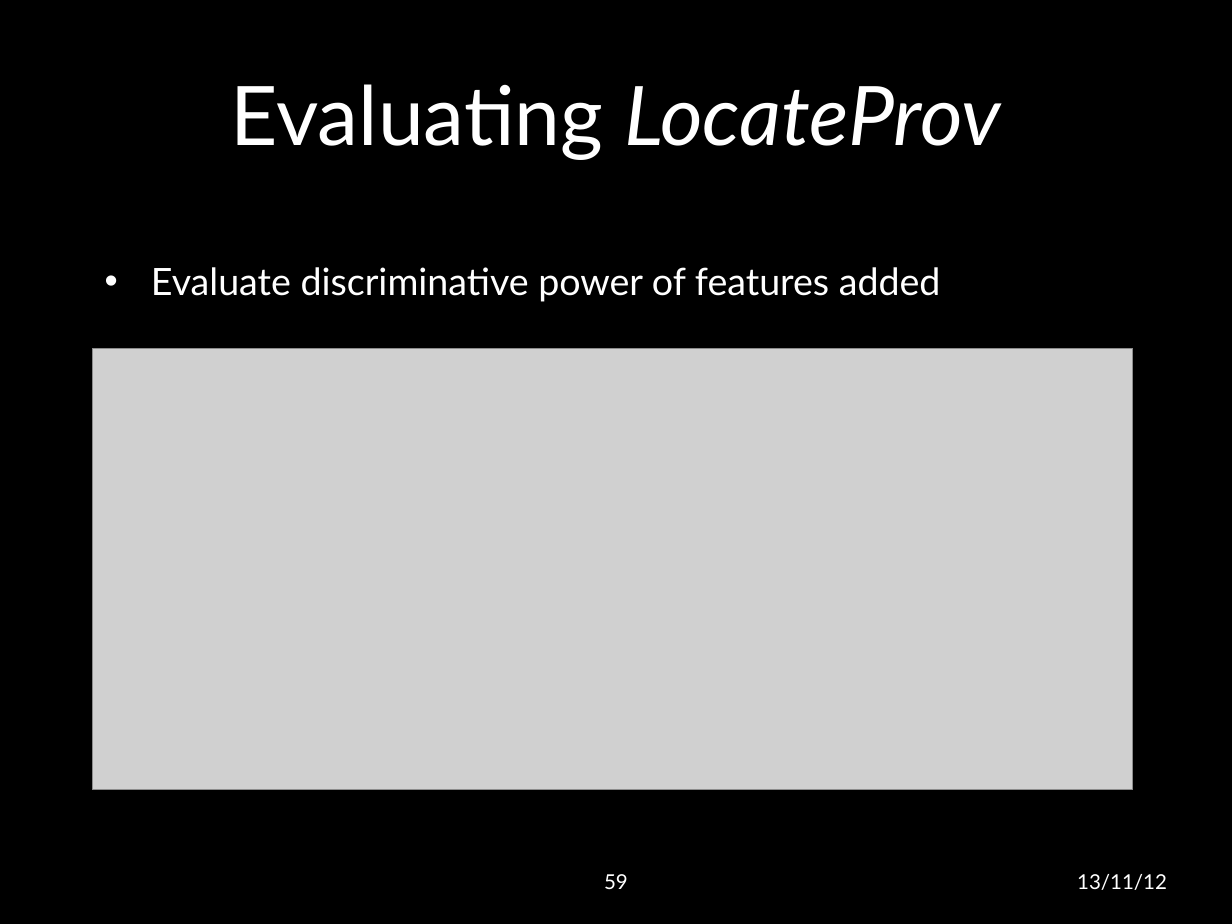
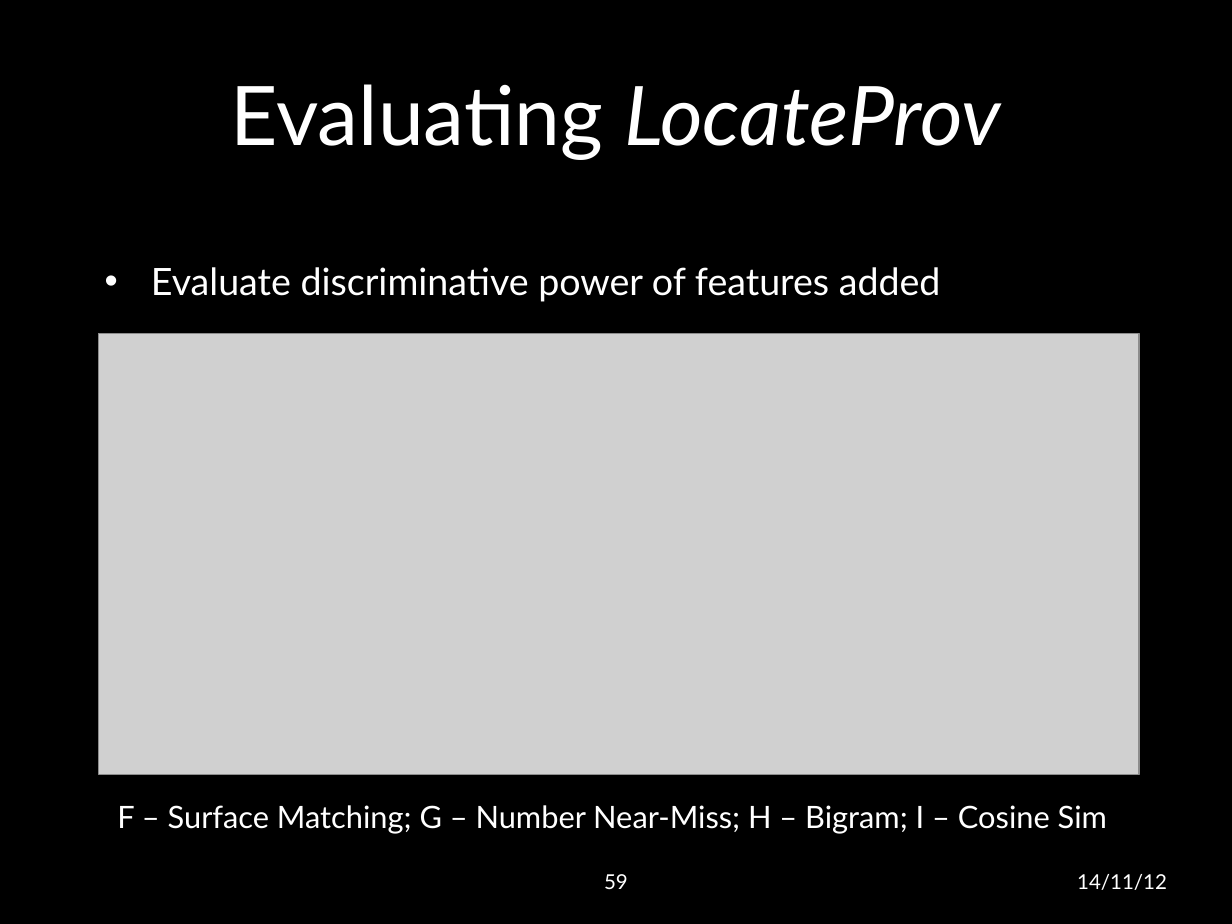
Before and after one commit to lwheng/fyp, a slide deck: slide 59 of presentation/final presentation.pptx. Drawn at 1232x924 pixels with LibreOffice and Linux fonts; fonts in the diff are those of the drawing; grey boxes stand for pictures; background and template pictures are left out. Boxes give left, top, right and bottom in pixels: in the first picture for what was removed or moved away, otherwise in the second. Text is boxed around its words. In the diff, an @@ line names an element or a change of style, - is before the commit and + after.

```diff
--- a/presentation/final presentation.pptx
+++ b/presentation/final presentation.pptx
@@ picture: place and size @@
-picture at bbox=[92, 349, 1132, 790]
+picture at bbox=[99, 333, 1138, 774]
@@ text added at bbox=[117, 805, 1107, 834], 18 pt, text #FFFFFF @@
+F – Surface Matching; G – Number Near-Miss; H – Bigram; I – Cosine Sim
@@ text at bbox=[1077, 874, 1167, 890]: text changed @@
-13/11/12
+14/11/12
```
Also in this commit, not shown: 62 other slides changed, 2 other files.
